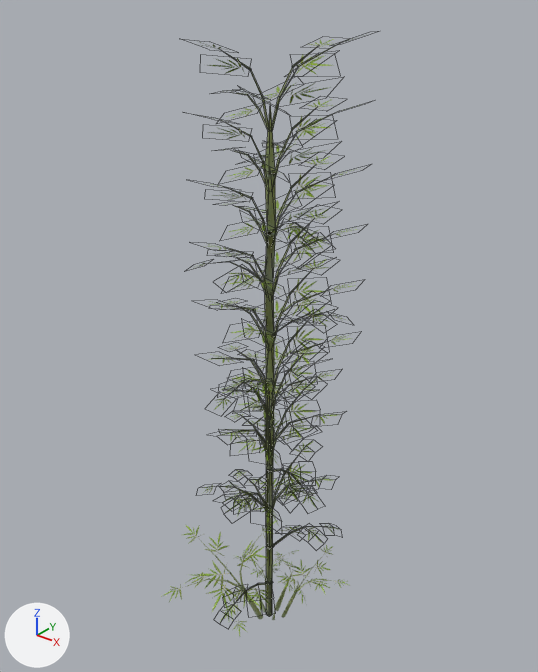
What one commit did to the Blender file frontend/models/bamboo/bamburro.blend.
Before and after are seen from a 50 mm camera at (77.4, -96.9, 128.5) aimed at (-1.6, 1.8, 67.3). Lighting does not change. The marker at lower left points along +X, +Y and +Z. Mesh edges are drawn as thin lines on the coarser meshes.

The first picture shows 'Bamboo100', 'Bamboo110', 'Bamboo120', 'Bamboo128', 'Bamboo30', 'Bamboo40', 'Bamboo50', 'Bamboo70', 'Bamboo80', 'Bamboo90'.
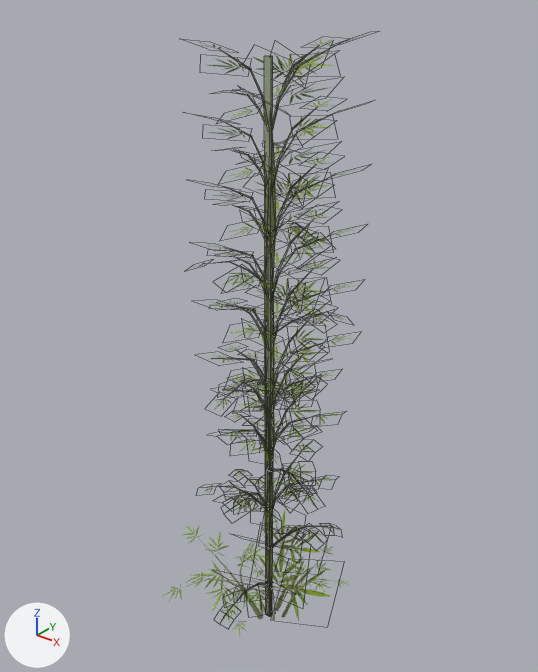
Changed parts and their boxes (x1, y1, x2, y2) in the pictures (538 x 672 px):
'DummyBamboo128', added
    after: (251, 49, 321, 616)
    faces in mat_stem (picture img_stem_jpg): (264, 56, 273, 616)
    faces in mat_leaf (picture img_leaves_png): (251, 49, 321, 81)
'DummyBamboo30', added (green)
    after: (226, 539, 330, 621)
    faces in mat_leaf (picture img_leaves_png): (226, 539, 330, 621)
'DummyBamboo50', added
    after: (243, 509, 320, 604)
    faces in mat_leaf (picture img_leaves_png): (243, 509, 320, 569)
'DummyBamboo110', added
    after: (254, 172, 319, 612)
    faces in mat_leaf (picture img_leaves_png): (254, 172, 319, 202)
    faces in mat_stem (picture img_stem_jpg): (265, 184, 271, 612)
'DummyBamboo90', added
    after: (256, 279, 313, 615)
    faces in mat_leaf (picture img_leaves_png): (256, 279, 313, 311)
    faces in mat_stem (picture img_stem_jpg): (265, 295, 271, 615)
'DummyBamboo70', added
    after: (265, 371, 312, 602)
    faces in mat_leaf (picture img_leaves_png): (274, 371, 312, 406)

What the commit changed:
Mesh me_bamboo9_mesh_009 is new.
It has 18 vertices, 6 faces and spans x -7.0..8.6, y -1.7..11.9, z -1.0..99.2.
Faces by material slot: [3, 3].
It uses material mat_stem (picture img_stem_jpg).
It uses material mat_leaf (picture img_leaves_png).
Mesh me_bamboo9_mesh_008 is new.
It has 18 vertices, 6 faces and spans x -7.0..8.6, y -1.7..11.9, z -1.0..59.2.
Faces by material slot: [3, 3].
It uses material mat_stem (picture img_stem_jpg).
It uses material mat_leaf (picture img_leaves_png).
Mesh me_bamboo9_mesh_007 is new.
It has 18 vertices, 6 faces and spans x -14.8..16.4, y -8.4..18.6, z -1.0..13.9.
Faces by material slot: [3, 3].
It uses material mat_stem (picture img_stem_jpg).
It uses material mat_leaf (picture img_leaves_png).
Mesh me_bamboo9_mesh_002 is new.
It has 18 vertices, 6 faces and spans x -7.0..8.6, y -1.7..11.9, z -1.0..119.2.
Faces by material slot: [3, 3].
It uses material mat_stem (picture img_stem_jpg).
It uses material mat_leaf (picture img_leaves_png).
Mesh me_bamboo9_mesh_005 is new.
It has 18 vertices, 6 faces and spans x -7.0..8.6, y -1.7..11.9, z -1.0..79.2.
Faces by material slot: [3, 3].
It uses material mat_stem (picture img_stem_jpg).
It uses material mat_leaf (picture img_leaves_png).
Mesh me_bamboo9_mesh_006 is new.
It has 18 vertices, 6 faces and spans x -10.9..12.5, y -5.0..15.3, z -1.0..23.1.
Faces by material slot: [3, 3].
It uses material mat_stem (picture img_stem_jpg).
It uses material mat_leaf (picture img_leaves_png).
Object 'DummyBamboo110' (ob_dummybamboo110) is new; it shows me_bamboo9_mesh_009.
Its location is (0.0, 0.0, 0.0).
Object 'DummyBamboo70' (ob_dummybamboo70) is new; it shows me_bamboo9_mesh_008.
Its location is (0.0, 0.0, 0.0).
Object 'DummyBamboo30' (ob_dummybamboo30) is new; it shows me_bamboo9_mesh_007.
Its location is (0.0, 0.0, 0.0).
Object 'DummyBamboo128' (ob_dummybamboo128) is new; it shows me_bamboo9_mesh_002.
Its location is (0.0, 0.0, 0.0).
Object 'DummyBamboo90' (ob_dummybamboo90) is new; it shows me_bamboo9_mesh_005.
Its location is (0.0, 0.0, 0.0).
Object 'DummyBamboo50' (ob_dummybamboo50) is new; it shows me_bamboo9_mesh_006.
Its location is (0.0, 0.0, 0.0).
